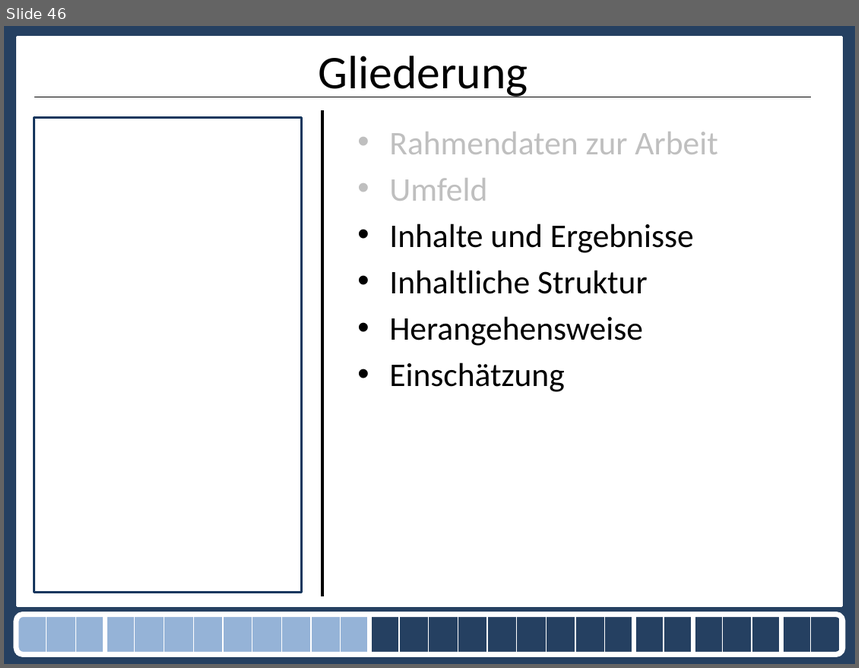
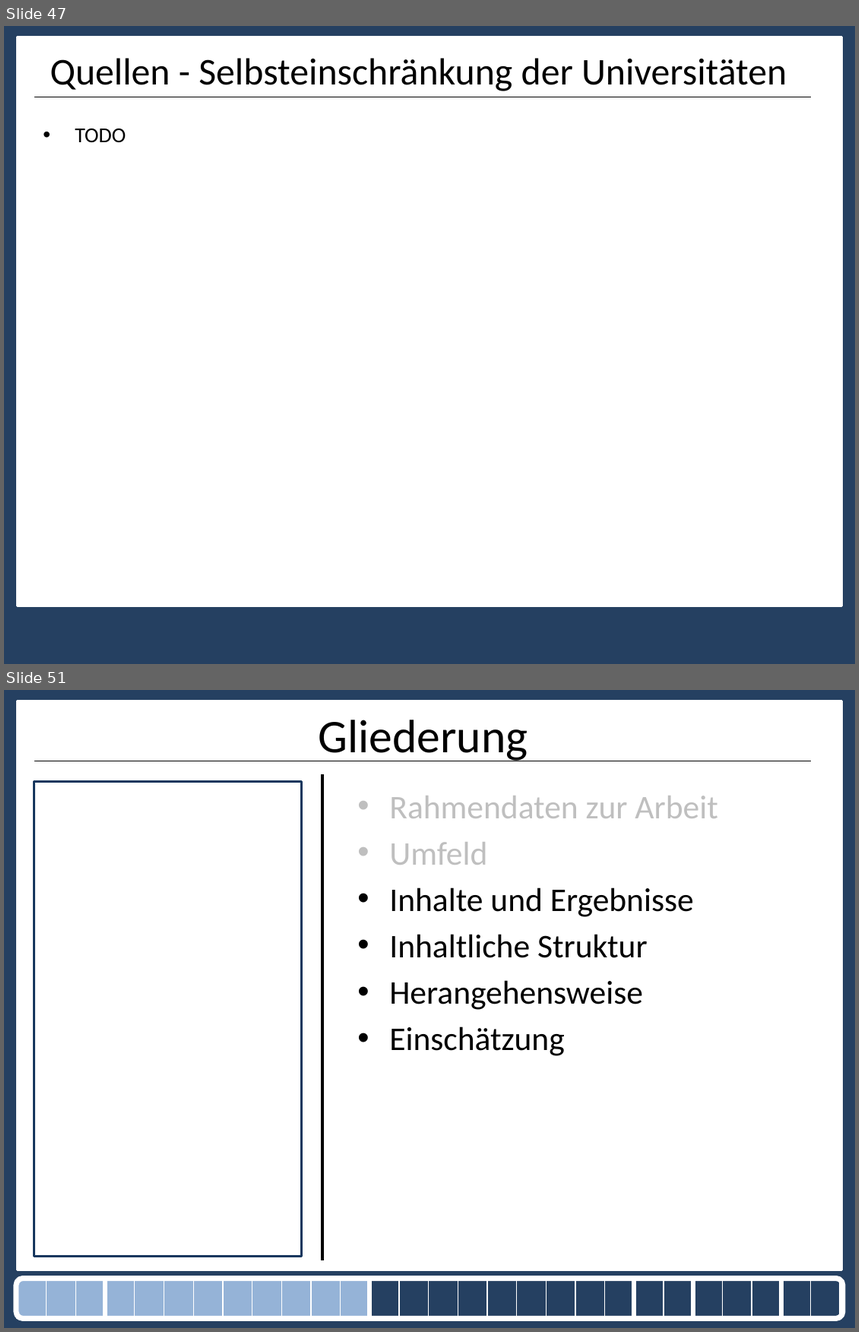
Before and after one commit to nicolehm/PMWK, a slide deck: Präsentation1.pptx. Shown one above the other, each under a label of ours: slide 46 before the commit, slides 47 and 51 after it; the slides between them are not shown. The pictures are 859x668 and 859x1332 pixels, drawn with LibreOffice and Linux fonts; fonts in the diff are those of the drawing. Boxes give left, top, right and bottom in pixels: in the first picture for what was removed or moved away, otherwise in the second. Text is boxed around its words. In the diff, an @@ line names an element or a change of style, - is before the commit and + after.

```diff
--- a/Präsentation1.pptx
+++ b/Präsentation1.pptx
@@ slide 47 added at box(4, 26, 855, 664), background #254061; not listed: 2 template elements that a slide beside it also shows @@
@@ title added at box(50, 58, 787, 91), 32 pt, text #000000 @@
+Quellen - Selbsteinschränkung der Universitäten
@@ text added at box(75, 129, 126, 143), 18 pt, text #000000 @@
+• TODO
@@ what was slide 46 is now slide 51 @@
```
Also in this commit, not shown: 8 slides changed, 9 other slides added, 5 slides removed.
